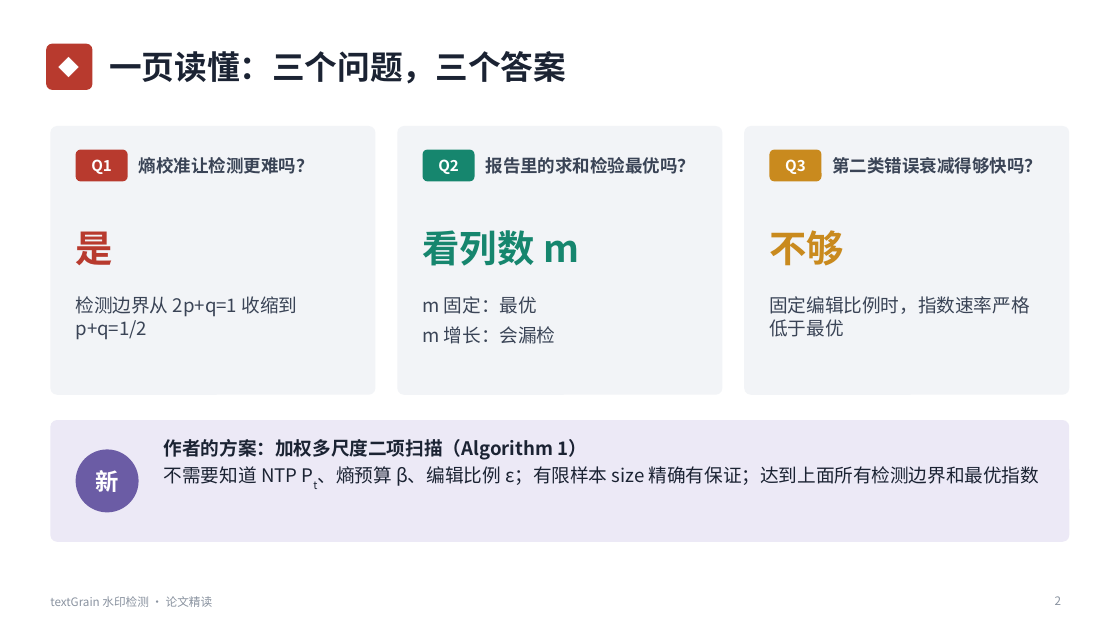
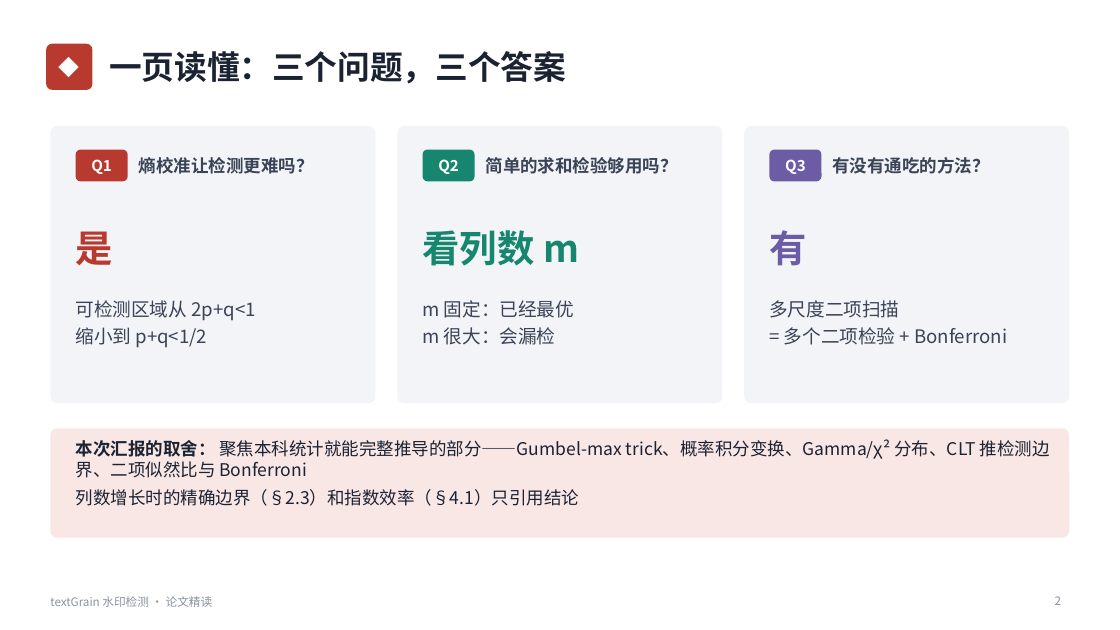
Before and after one commit to huyhoang345txt-arch/ppt, a slide deck: slide 2 of textGrain水印检测_论文精读.pptx. Drawn at 1120x630 pixels with LibreOffice and Linux fonts; fonts in the diff are those of the drawing. Boxes give left, top, right and bottom in pixels: in the first picture for what was removed or moved away, otherwise in the second. Text is boxed around its words. In the diff, an @@ line names an element or a change of style, - is before the commit and + after.

```diff
--- a/textGrain水印检测_论文精读.pptx
+++ b/textGrain水印检测_论文精读.pptx
@@ rounded rectangle: place and size @@
-rounded rectangle at [50,126,376,395]
+rounded rectangle at [50,126,376,403]
@@ rounded rectangle: place and size @@
-rounded rectangle at [397,126,723,395]
+rounded rectangle at [397,126,723,403]
@@ proportions changed in 3 elements at [50,126,376,403], [397,126,723,403], [744,126,1070,403] @@
@@ rounded rectangle: place and size @@
-rounded rectangle at [744,126,1070,395]
+rounded rectangle at [744,126,1070,403]
@@ text at [486,157,678,174]: text changed @@
-报告里的求和检验最优吗？
+简单的求和检验够用吗？
@@ rounded rectangle "Q3" at [770,150,822,181]: fill #C98A1E to #6B5CA5 @@
@@ text at [832,157,989,174]: text changed @@
-第二类错误衰减得够快吗？
+有没有通吃的方法？
@@ text at [769,230,806,266]: text changed; text colour #C98A1E to #6B5CA5 @@
-不够
+有
@@ text at [76,300,255,348]: text changed @@
-检测边界从 2p+q=1 收缩到 p+q=1/2
+可检测区域从 2p+q<1
+缩小到 p+q<1/2
@@ text at [422,300,574,345]: text changed @@
-m 固定：最优
-m 增长：会漏检
+m 固定：已经最优
+m 很大：会漏检
@@ text at [769,300,1007,345]: text changed @@
-固定编辑比例时，指数速率严格低于最优
+多尺度二项扫描
+= 多个二项检验 + Bonferroni
@@ rounded rectangle: place and size @@
-rounded rectangle at [50,420,1070,542]
+rounded rectangle at [50,429,1070,538]
@@ rounded rectangle at [50,429,1070,538]: fill #ECE9F6 to #F8E7E4; proportions changed @@
@@ text added at [76,439,1050,506], 15 pt, text #1B2333 @@
+本次汇报的取舍： 聚焦本科统计就能完整推导的部分——Gumbel-max trick、概率积分变换、Gamma/χ² 分布、CLT 推检测边界、二项似然比与 Bonferroni
+列数增长时的精确边界（§2.3）和指数效率（§4.1）只引用结论
@@ text removed at [164,439,1040,486] @@
-作者的方案：加权多尺度二项扫描（Algorithm 1）
-不需要知道 NTP Pt、熵预算 β、编辑比例 ε；有限样本 size 精确有保证；达到上面所有检测边界和最优指数
@@ ellipse removed at [76,450,139,513] @@
-新
```
Also in this commit, not shown: 20 other slides changed, 8 slides added, 7 slides removed.
